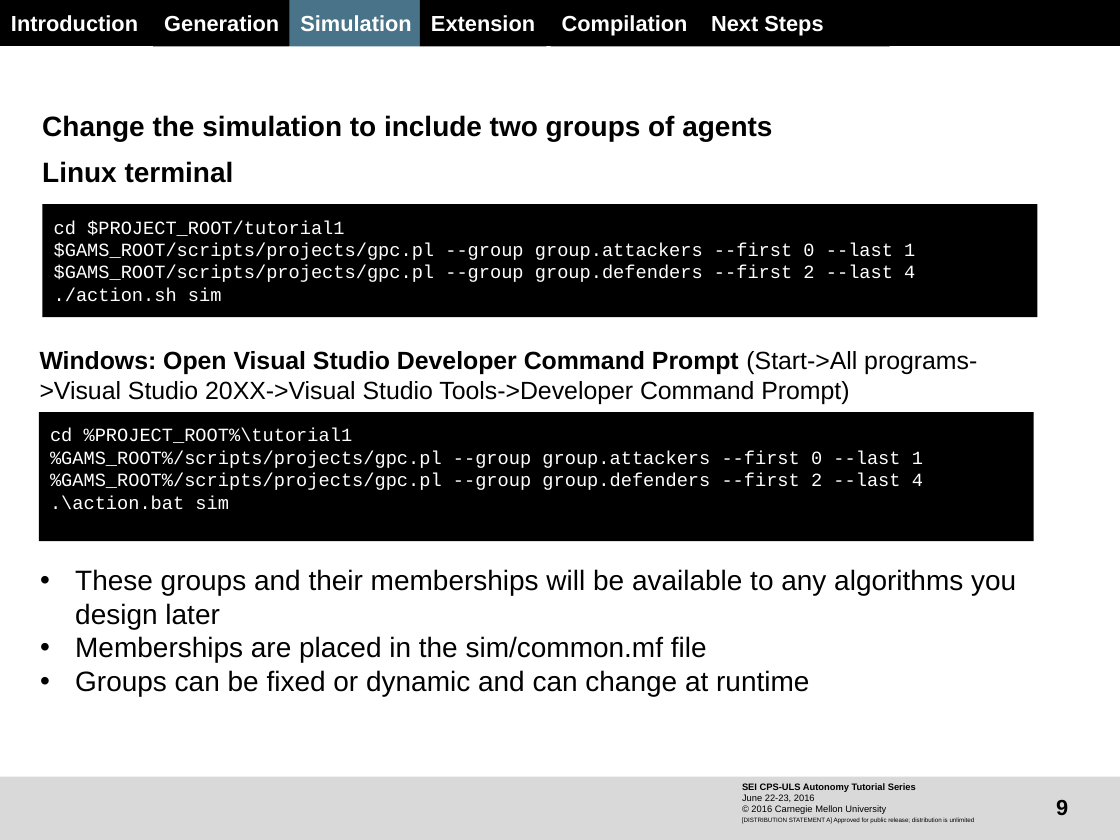
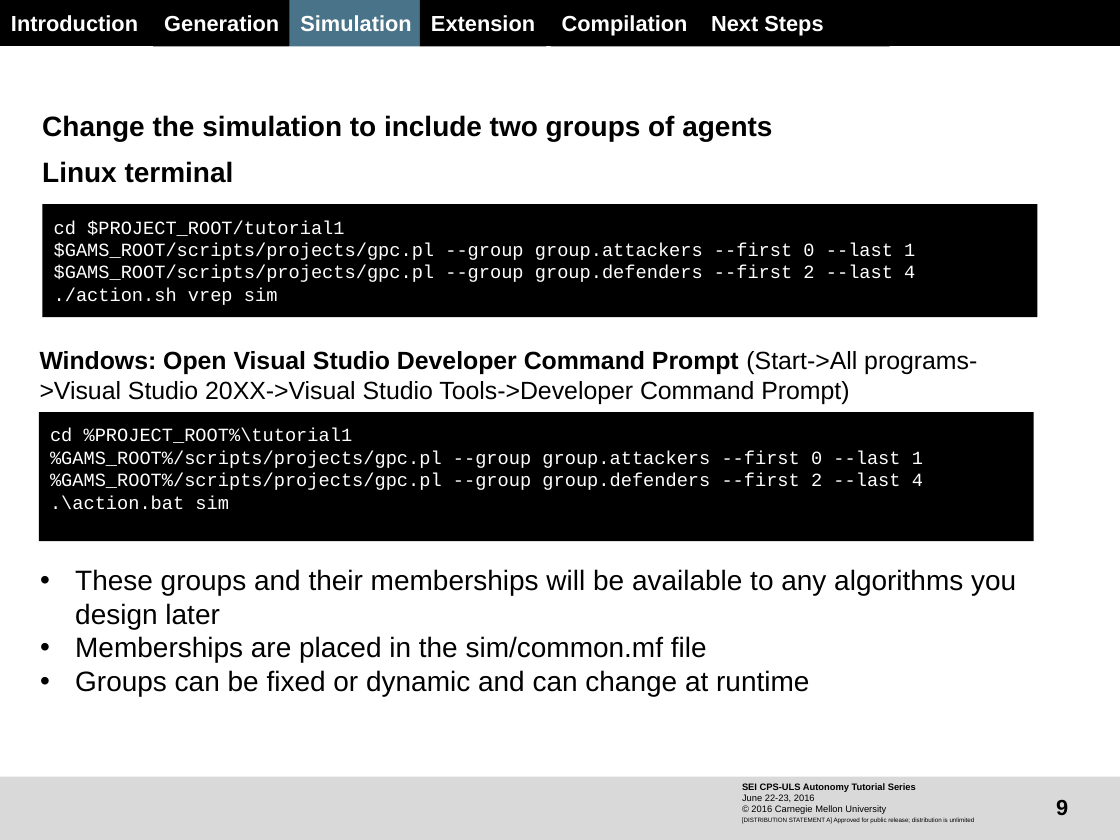
Before and after one commit to Burgos/gams, a slide deck: slide 9 of SEI_CPSULS_Tutorial_Day1_04_CreatingDistributedAutonomyProjects.pptx. Drawn at 1120x840 pixels with LibreOffice and Linux fonts; fonts in the diff are those of the drawing; background and template pictures are left out. Boxes give left, top, right and bottom in pixels: in the first picture for what was removed or moved away, otherwise in the second. Text is boxed around its words. In the diff, an @@ line names an element or a change of style, - is before the commit and + after.

Commit message:
* Updated linux tutorials in distributed autonomy projects tutorial to always call vrep

```diff
--- a/SEI_CPSULS_Tutorial_Day1_04_CreatingDistributedAutonomyProjects.pptx
+++ b/SEI_CPSULS_Tutorial_Day1_04_CreatingDistributedAutonomyProjects.pptx
@@ text in rectangle at [54,288,278,305]: text changed @@
-  ./action.sh sim
+  ./action.sh vrep sim
```
Also in this commit, not shown: 4 other slides changed.
